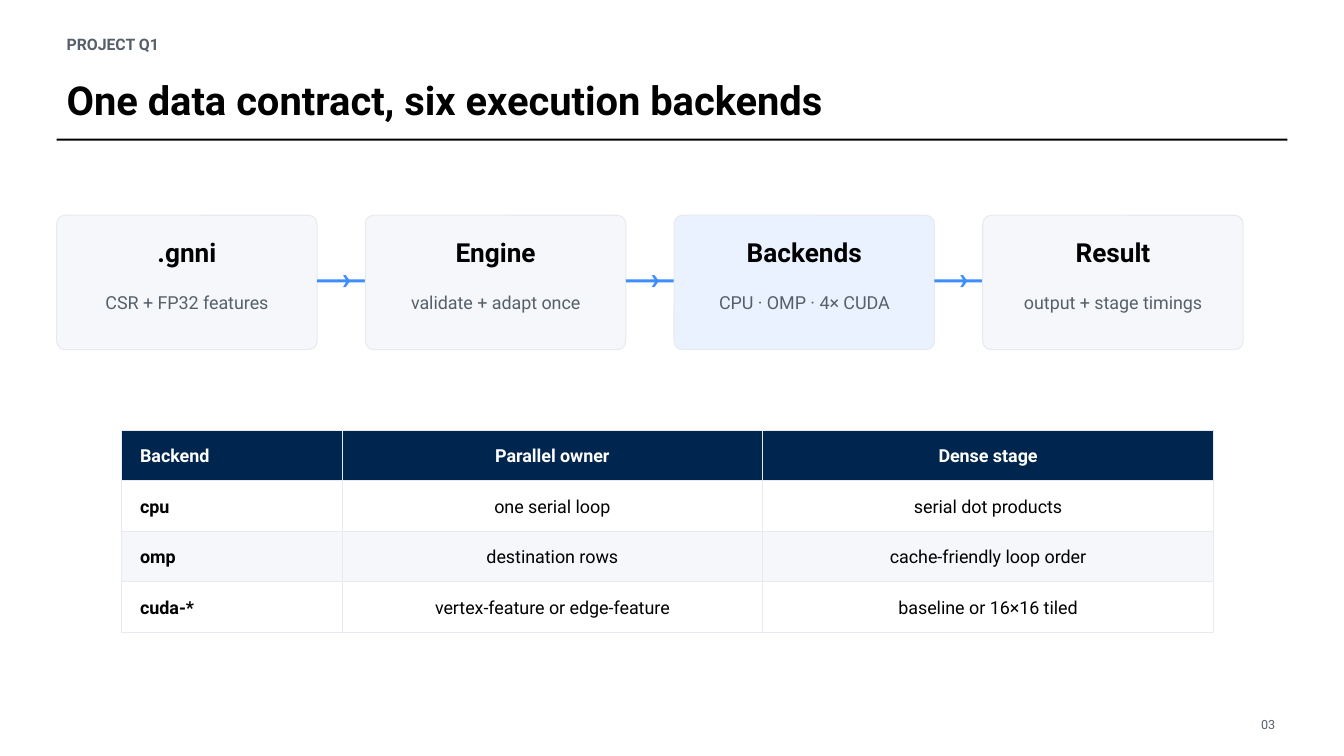
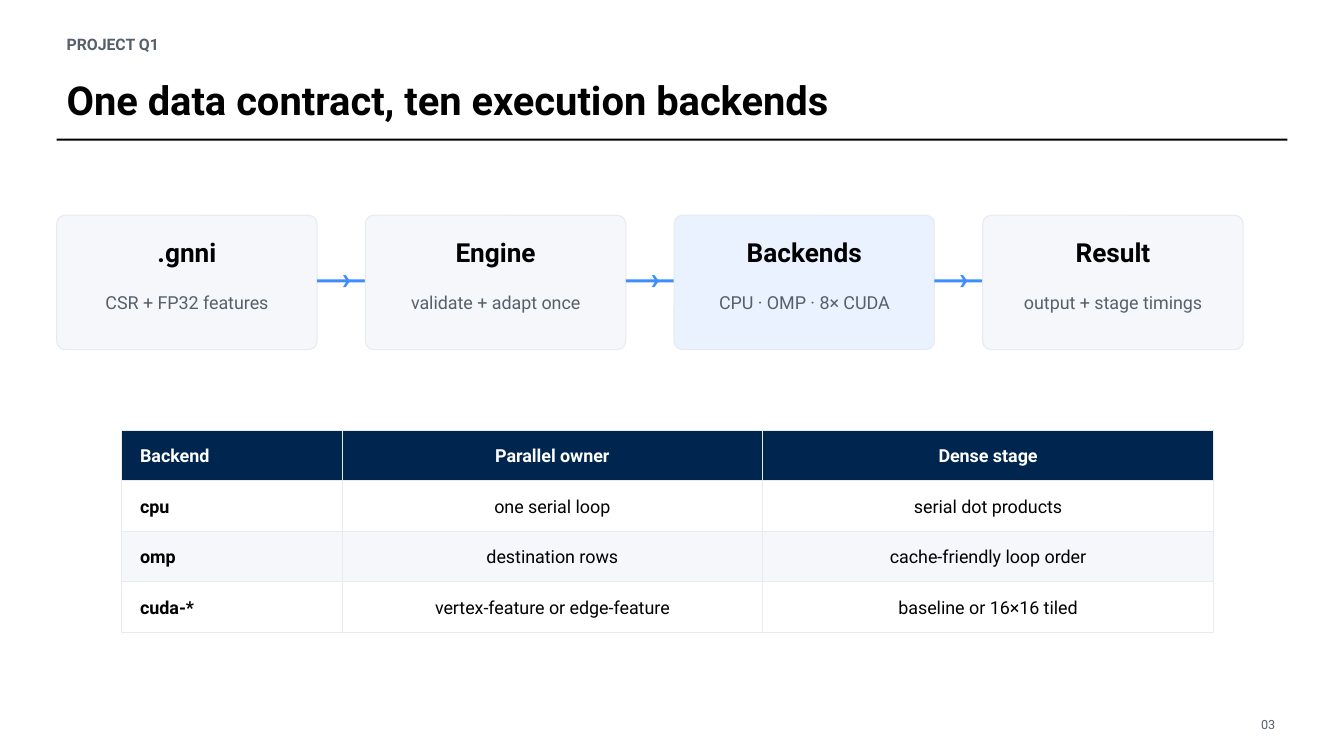
Before and after one commit to numei/gnni_on_gpus, a slide deck: slide 3 of docs/Q1-presentation-final.pptx. Drawn at 1344x756 pixels with LibreOffice and Linux fonts; fonts in the diff are those of the drawing. Boxes give left, top, right and bottom in pixels: in the first picture for what was removed or moved away, otherwise in the second. Text is boxed around its words. In the diff, an @@ line names an element or a change of style, - is before the commit and + after.

Commit message:
Add FP16 feature compression and benchmark all eight CUDA scenarios

```diff
--- a/docs/Q1-presentation-final.pptx
+++ b/docs/Q1-presentation-final.pptx
@@ text at [67, 85, 828, 122]: text changed @@
-One data contract, six execution backends
+One data contract, ten execution backends
@@ text at [719, 296, 889, 309]: text changed @@
-CPU · OMP · 4× CUDA
+CPU · OMP · 8× CUDA
```
Also in this commit, not shown: 6 other slides changed, 1 slide added, 35 other files.
